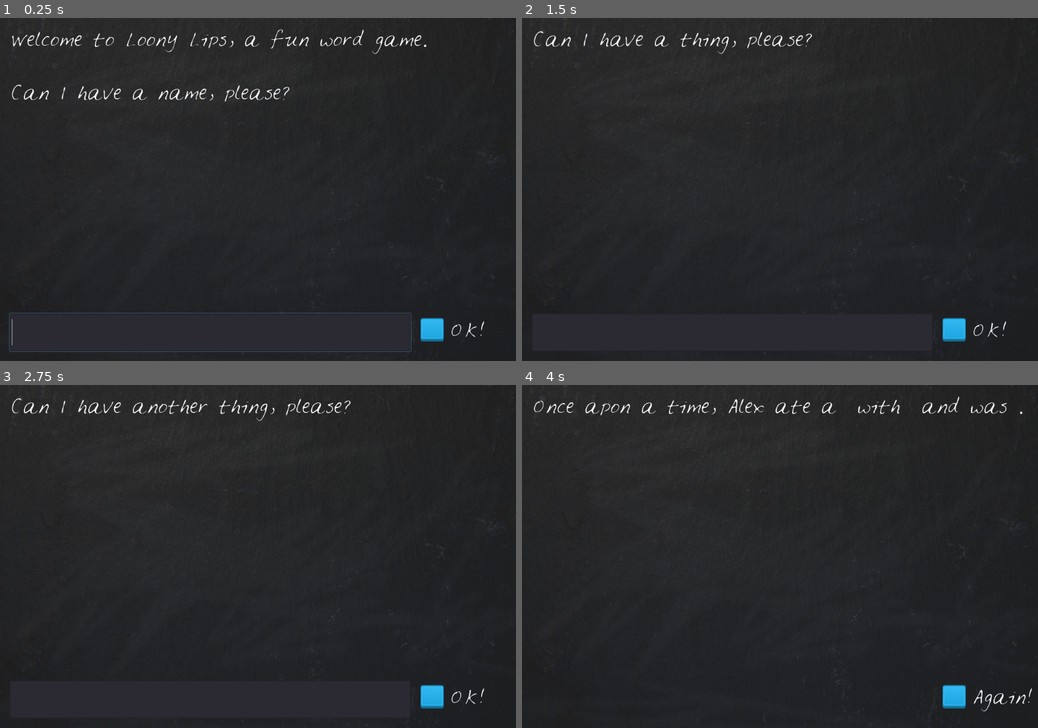
Above: before the commit, frames 1-4 (two rows, left to right).
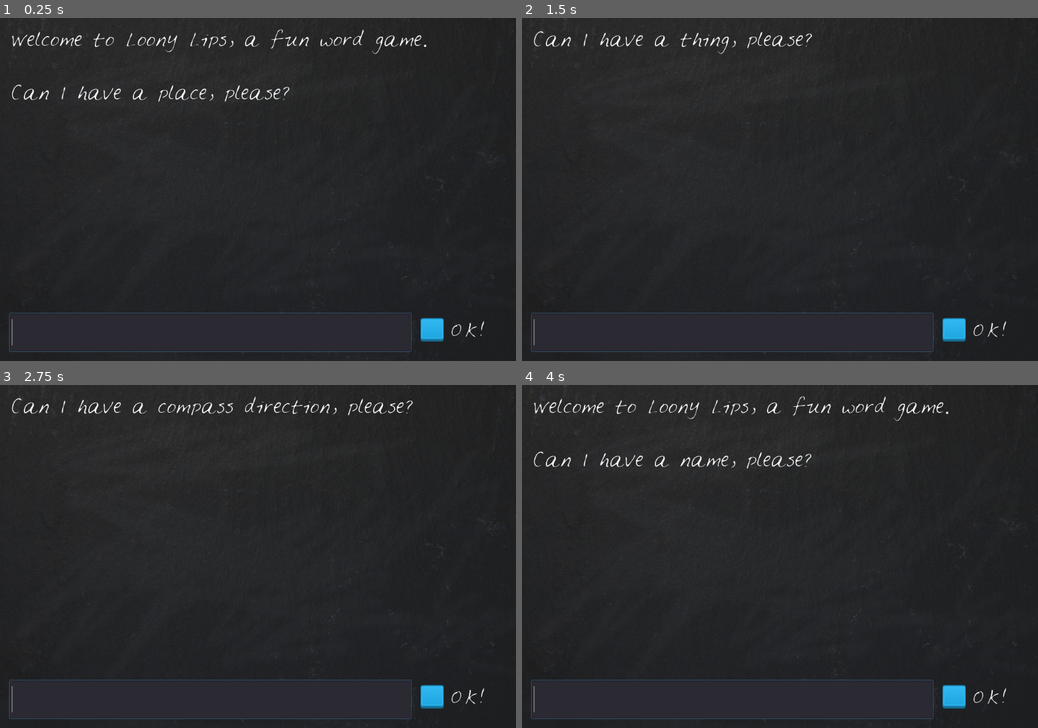
Above: after the commit, the same moments.

Repository: kalakian/DiscoveringGodot_old
Game: Godot game, scene res://LoonyLips.tscn
The game is run twice, just before and just after one commit, with the same random seed, the same clock (stepped at 60 frames per second) and the same inputs.
Inputs (mouse positions are in pixels of both pictures, inside the frame that each line leads up to):
- Up to frame 1 (0.25 s): no input
- Up to frame 2 (1.5 s): click (733, 333) at 0.52 s; type "Alex" at 0.6 s; click "OK!" at 1.25 s
- Up to frame 3 (2.75 s): click "OK!" at 2 s
- Up to frame 4 (4 s): click "OK!" at 2.75 s; click "OK!" (after the commit: "Again!") at 3.5 s

The runs differ from the first frame. In frame 1, 0.1% of the frame differs, in the area x 30-39%, y 19-25%; in frame 2, 0.3%; in frame 3, 1.1%; in frame 4, 2.2%, in the area x 1-99%, y 3-98%.

Commit message:
2_Loony_Lips: Multiple stories
- Multiple stories have been defined and are picked at random

Diff:
--- a/2_Loony_Lips/LoonyLips.gd
+++ b/2_Loony_Lips/LoonyLips.gd
@@ -2,12 +2,22 @@
 
 var intro_text = "Welcome to Loony Lips, a fun word game.\n\n"
 var player_words = []
-var prompts = ["a name", "a thing", "another thing", "a feeling"]
-var story = "Once apon a time, %s ate a %s with %s and was %s."
+var template = [
+		{
+		"prompts" : ["a name", "a thing", "another thing", "a feeling"],
+		"story" : "Once apon a time, %s ate a %s with %s and was %s."
+		},
+		{
+		"prompts" : ["a place", "a thing", "a compass direction"],
+		"story" : "You awake in %s, there is %s here. There is an exit to the %s"
+		}
+		]
+var current_story
 
 func _ready():
+	randomize()
+	current_story = template[randi() % template.size()]
 	$Blackboard/TextBox.clear()
-	$Blackboard/TextBox.grab_focus()
 	$Blackboard/StoryText.text = intro_text
 	prompt_player(false)
 
@@ -24,12 +34,13 @@
 	check_player_word_length()
 
 func is_story_done():
-	return player_words.size() == prompts.size()
+	return player_words.size() == current_story.prompts.size()
 
 func prompt_player(clear = true):
 	if clear:
 		$Blackboard/StoryText.clear()
-	$Blackboard/StoryText.text += "Can I have %s, please?" % prompts[player_words.size()]
+	$Blackboard/StoryText.text += "Can I have %s, please?" % current_story.prompts[player_words.size()]
+	$Blackboard/TextBox.grab_focus()
 
 func check_player_word_length():
 	if is_story_done():
@@ -38,7 +49,7 @@
 		prompt_player()
 
 func tell_story():
-	$Blackboard/StoryText.text = story % player_words
+	$Blackboard/StoryText.text = current_story.story % player_words
 	end_game()
 
 func end_game():
